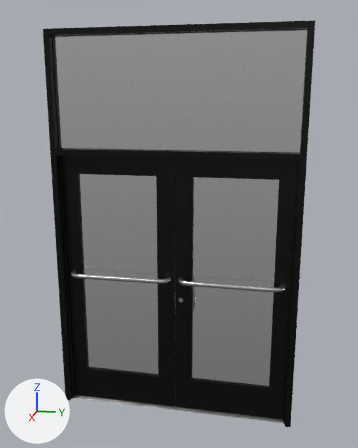
The glTF model D500/Transomed/D500 Pairs/Transomed_D500_Pair_Animated_DU.glb as it was, and as the next commit left it.
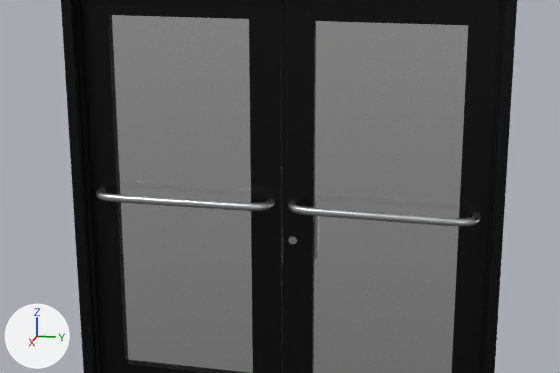
Each version appears first whole from a 50 mm camera at (3.64, -0.17, 2.53) aimed at (-0.05, -0.91, 1.61), and next in a close-up on the part from 5% to 92% of the width and 37% to 84% of the height. Arrows for +X, +Y and +Z are at lower left; the lights stay in place. The first two pictures are the older version. Where no turn or scale is listed for an object, it has been applied to the vertices.

The older version as bpy lines, for what is in view:
```python
ob_d500_014 = bpy.data.objects.new('D500.014', me_mesh_027)
ob_d500_014.location = (-0.055, -0.02, 0.016)
ob_d500_015 = bpy.data.objects.new('D500.015', me_mesh_028)
ob_d500_015.location = (-0.055, -0.02, 0.016)
ob_d500_025 = bpy.data.objects.new('D500.025', me_mesh_038)
ob_d500_025.parent = ob_d500_001
ob_d500_025.location = (0.0, 0.0, 0.0)
ob_nurbspath_001 = bpy.data.objects.new('NurbsPath.001', me_nurbspath_001)
ob_nurbspath_001.location = (0.03, -0.514, 1.162)
ob_nurbspath_002 = bpy.data.objects.new('NurbsPath.002', me_nurbspath_003)
ob_nurbspath_002.parent = ob_d500_001
ob_nurbspath_002.location = (0.0848, -0.493, 1.146)
ob_nurbspath_002.rotation_euler = (0.0, 0.0, 0.175)  # degrees (0, 0, 10)
# also in view: 'D500.001' at (-0.03, -1.78, 1.07); 'PROFILE_curve_.023' at (0.0, 0.0, 1.52); 'D500.016' at (-0.03, -0.47, 1.05); '0_curve_.008' at (0.01, -1.85, 1.07); 'D500.026' at (-0.03, -1.39, 0.15)
```
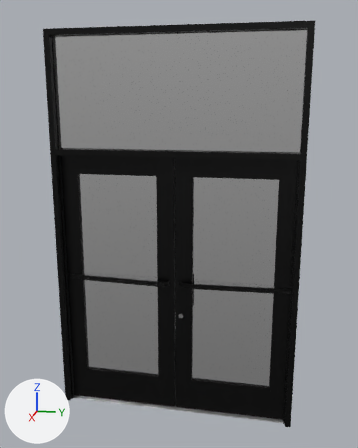
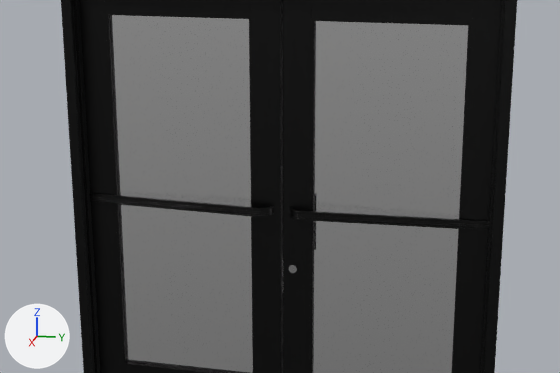
Pixel boxes [x1, y1, x2, y2] of what changed, in the close-ups (560 x 373 px):
'Cube.016', added (black)
    after: [290, 207, 489, 231]
'NurbsPath.001', deleted
    before: [288, 200, 480, 227]
'Cube.006', added (black)
    after: [90, 193, 274, 217]
'NurbsPath.002', deleted
    before: [96, 187, 275, 211]
'D500.015', moved
    before: [289, 236, 297, 244]
    after: [289, 265, 297, 273]

Edits to the bpy script that builds the scene:
```text
Add me_cube_002:
    me_cube_002.from_pydata(...)  # 7029 vertices, 14034 faces; spans x -0.12..0.034, y -0.18..0.709, z -0.208..0.059
    me_cube_002.materials.append(mat_finish)  # black #2b2b2b
Add me_cube_008:
    me_cube_008.from_pydata(...)  # 7029 vertices, 14034 faces; spans x -0.12..0.035, y -1.116..-0.227, z -0.208..0.059
    me_cube_008.materials.append(mat_finish)  # black #2b2b2b
Remove ob_nurbspath_002:
    ob_nurbspath_002 = bpy.data.objects.new('NurbsPath.002', me_nurbspath_003)
    ob_nurbspath_002.parent = ob_d500_001
    ob_nurbspath_002.location = (0.0848, -0.493, 1.146)
    ob_nurbspath_002.rotation_euler = (0.0, 0.0, 0.175)  # degrees (0, 0, 10)
Change ob_d500_014:
    ob_d500_014.location: (-0.055, -0.02, 0.016) -> (-0.055, -0.02, -0.122)
Change ob_d500_015:
    ob_d500_015.location: (-0.055, -0.02, 0.016) -> (-0.055, -0.02, -0.122)
Remove ob_nurbspath_001:
    ob_nurbspath_001 = bpy.data.objects.new('NurbsPath.001', me_nurbspath_001)
    ob_nurbspath_001.location = (0.03, -0.514, 1.162)
Add ob_cube_016:
    ob_cube_016 = bpy.data.objects.new('Cube.016', me_cube_002)
    ob_cube_016.location = (0.003, -0.732, 1.123)
Add ob_cube_006:
    ob_cube_006 = bpy.data.objects.new('Cube.006', me_cube_008)
    ob_cube_006.location = (0.003, -0.732, 1.123)
```
